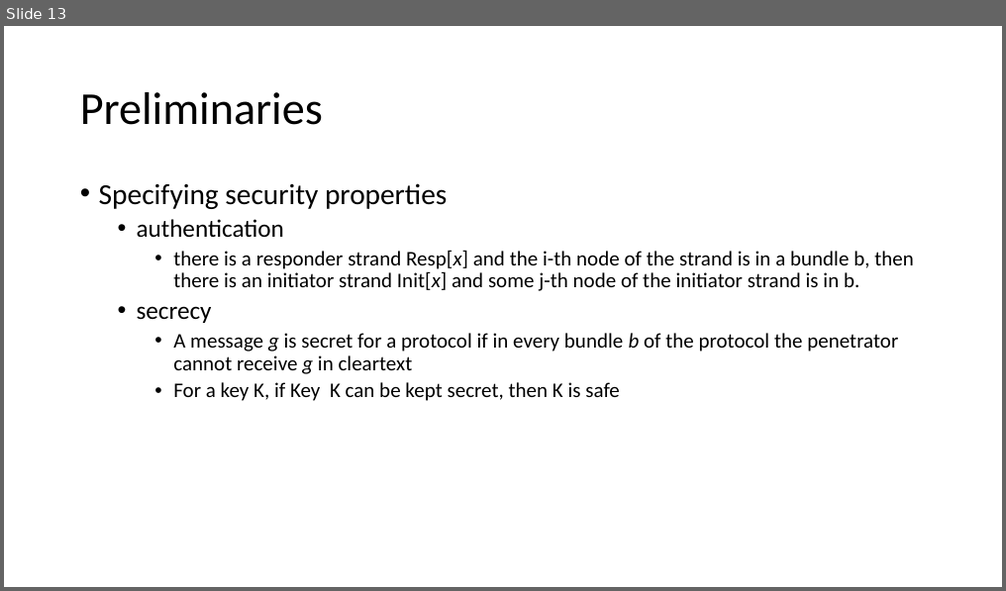
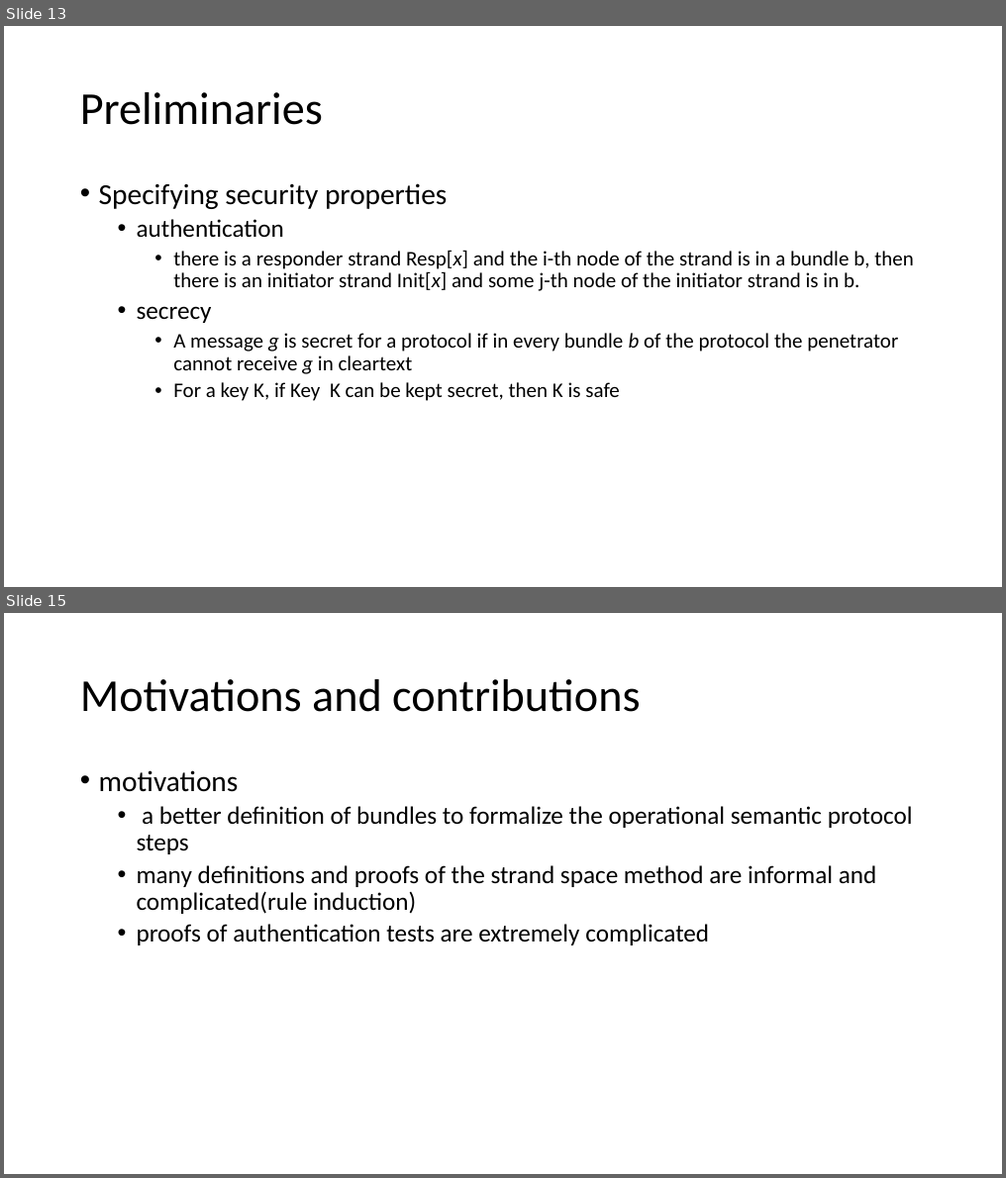
Before and after one commit to bacmive/paper_notes, a slide deck: notes7-strand space.pptx. Shown one above the other, each under a label of ours: slide 13 before the commit, slides 13 and 15 after it; the slides between them are not shown. The pictures are 1006x591 and 1006x1178 pixels, drawn with LibreOffice and Linux fonts; fonts in the diff are those of the drawing. Boxes give left, top, right and bottom in pixels: in the first picture for what was removed or moved away, otherwise in the second. Text is boxed around its words. In the diff, an @@ line names an element or a change of style, - is before the commit and + after.

Commit message:
strand

```diff
--- a/notes7-strand space.pptx
+++ b/notes7-strand space.pptx
@@ slide 15 added at box(4, 613, 1002, 1174), background #FFFFFF @@
@@ title added at box(80, 679, 640, 712), 44 pt, text #000000 @@
+Motivations and contributions
@@ text added at box(99, 770, 913, 946), 24 pt, text #000000 @@
+• motivations
+  • a better definition of bundles to formalize the operational semantic protocol steps
+  • many definitions and proofs of the strand space method are informal and complicated(rule induction)
+  • proofs of authentication tests are extremely complicated
```
Also in this commit, not shown: 1 slide changed.
